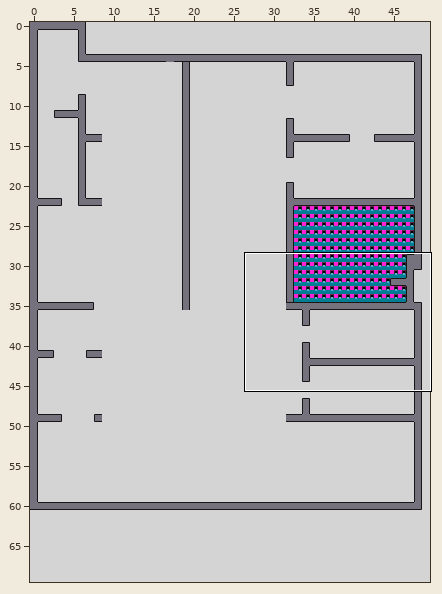
A Tiled map gets an edit: assets/data/mapTest.tmx. The first picture is a wide view before the edit; the outline marks the close-up.
Close-up. Before:
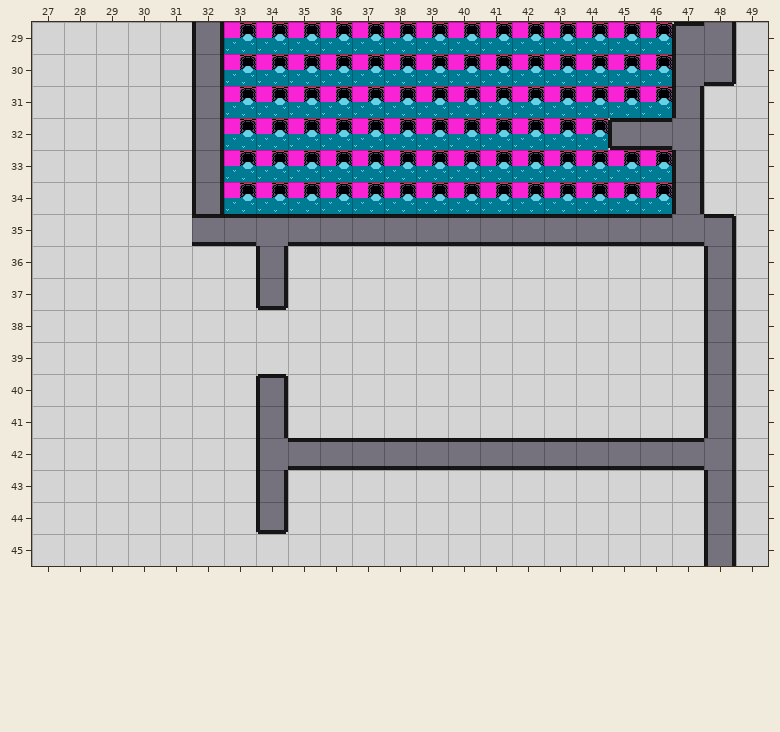
Cells are 32x32 px. Shown: x 27..49, y 29..45. The commit also changed other parts of the map, which this record leaves out.
New version:
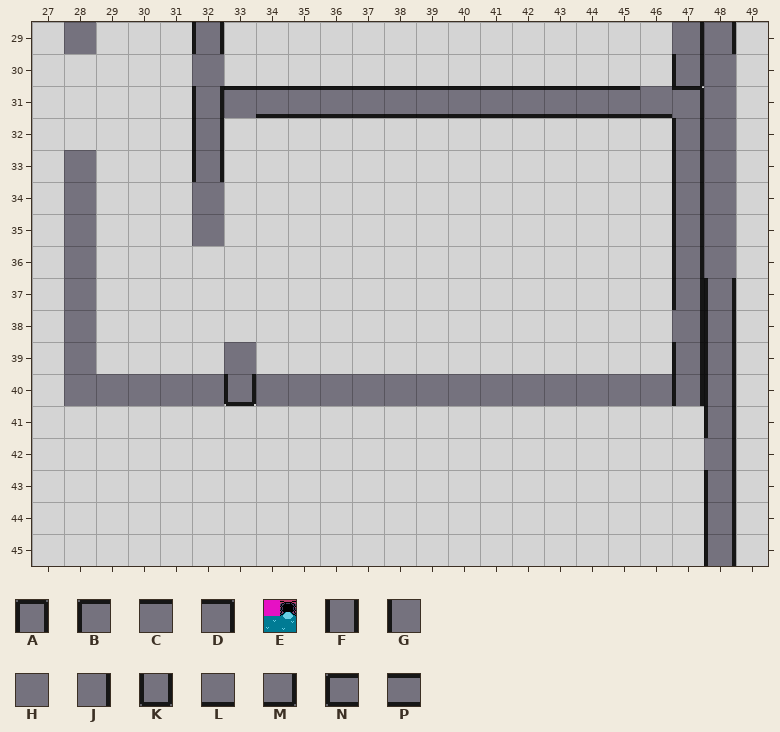
Key: from "goodTiles": A 2, B 3, C 4, D 5, E 9, F 11, G 12, H 13, J 14, K 20, L 22, M 23, N 30, P 31.
_ is an empty cell, . an unchanged one.
Difference:
--- layer "Foreground"
@@ x 28..48 @@
-29 _....EEEEEEEEEEEEEEB.
-30 ....FEEEEEEEEEEEEEEGM
-31 .....EEEEEEEEEEEEEEF_
-32 .....EEEEEEEEEEEENPJ_
-33 _....EEEEEEEEEEEEEE._
-34 _...FEEEEEEEEEEEEEE._
-35 _...PPCPPPPPPPPPPPPLD
-36 _.....F............_F
-37 _.....K............_.
-38 _.................._.
-39 _...._............._.
-40 ______A_____________.
-41 ......F..............
-42 ......GPPPPPPPPPPPPP.
-43 ......F..............
-44 ......K..............
+29 H....______________J.
+30 ....H______________FH
+31 .....CPPPPPPPPPPPPLDH
+32 .....______________FH
+33 H....______________.H
+34 H...H______________.H
+35 H...H______________FH
+36 H....._............FH
+37 H....._............F.
+38 H..................J.
+39 H....H.............F.
+40 HHHHHKHHHHHHHHHHHHHF.
+41 ......_..............
+42 ......______________.
+43 ......_..............
+44 ......_..............
Boxes around the changes in both close-ups, in picture pixels (x1, y1, x2, y2):
changed: (64, 22, 736, 534)
